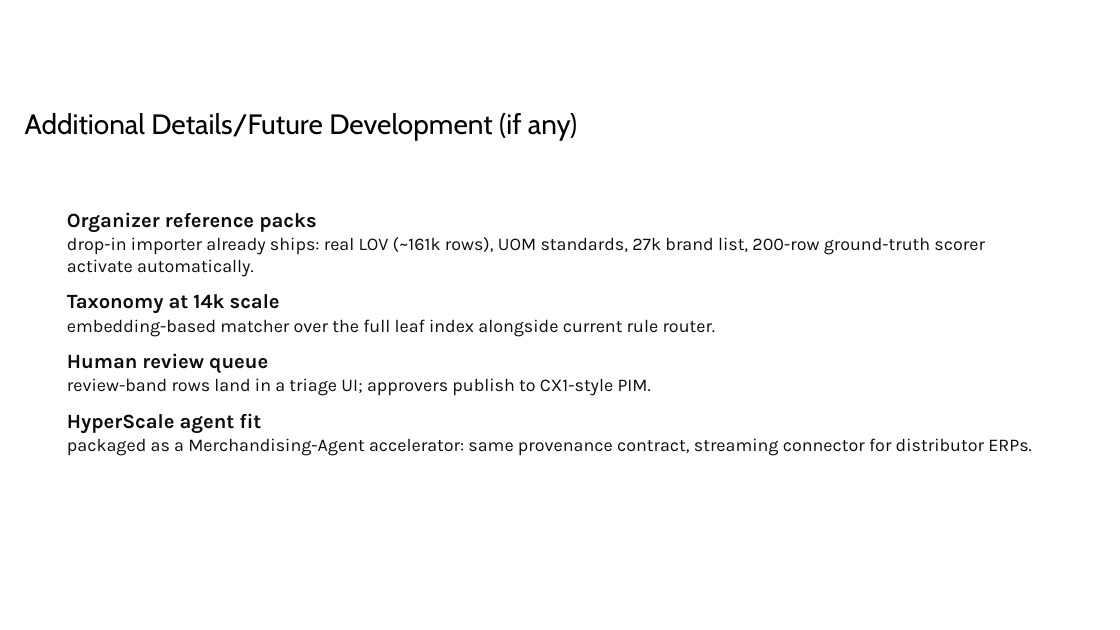
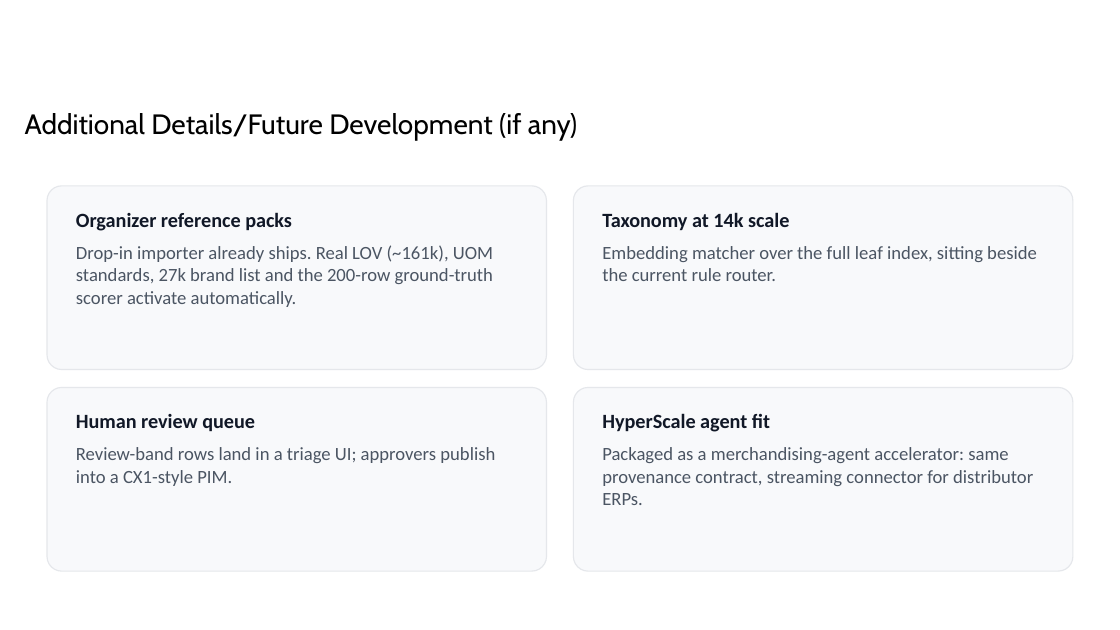
Before and after one commit to shiwani42/unihack-product-enrichment, a slide deck: slide 13 of submission/UniHack_thExplorers_Prototype.pptx. Drawn at 1120x630 pixels with LibreOffice and Linux fonts; fonts in the diff are those of the drawing; background and template pictures are left out. Boxes give left, top, right and bottom in pixels: in the first picture for what was removed or moved away, otherwise in the second. Text is boxed around its words. In the diff, an @@ line names an element or a change of style, - is before the commit and + after.

```diff
--- a/submission/UniHack_thExplorers_Prototype.pptx
+++ b/submission/UniHack_thExplorers_Prototype.pptx
@@ rounded rectangle added at (47, 186, 547, 370), fill #F8F9FB, outline #E5E7EB 0.75 pt @@
@@ rounded rectangle added at (573, 186, 1073, 370), fill #F8F9FB, outline #E5E7EB 0.75 pt @@
@@ text removed at (67, 212, 1032, 456) @@
-Organizer reference packs
-drop-in importer already ships: real LOV (~161k rows), UOM standards, 27k brand list, 200-row ground-truth scorer activate automatically.
-Taxonomy at 14k scale
-embedding-based matcher over the full leaf index alongside current rule router.
-Human review queue
-review-band rows land in a triage UI; approvers publish to CX1-style PIM.
-HyperScale agent fit
-packaged as a Merchandising-Agent accelerator: same provenance contract, streaming connector for distributor ERPs.
@@ text added at (76, 212, 493, 307), 12 pt, text #4B5563 @@
+Organizer reference packs
+Drop-in importer already ships. Real LOV (~161k), UOM standards, 27k brand list and the 200-row ground-truth scorer activate automatically.
@@ text added at (602, 212, 1037, 281), 12 pt, text #4B5563 @@
+Taxonomy at 14k scale
+Embedding matcher over the full leaf index, sitting beside the current rule router.
@@ rounded rectangle added at (47, 388, 547, 571), fill #F8F9FB, outline #E5E7EB 0.75 pt @@
@@ rounded rectangle added at (573, 388, 1073, 571), fill #F8F9FB, outline #E5E7EB 0.75 pt @@
@@ text added at (76, 414, 495, 486), 12 pt, text #4B5563 @@
+Human review queue
+Review-band rows land in a triage UI; approvers publish into a CX1-style PIM.
@@ text added at (602, 413, 1033, 505), 12 pt, text #4B5563 @@
+HyperScale agent fit
+Packaged as a merchandising-agent accelerator: same provenance contract, streaming connector for distributor ERPs.
```
Also in this commit, not shown: 12 other slides changed, 2 slides added, 2 slides removed, 43 other files.
